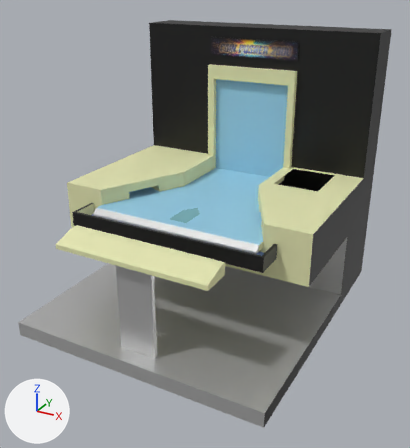
An edit to the glTF model public/assets/cabinet.glb, drawn before and after from the same camera.
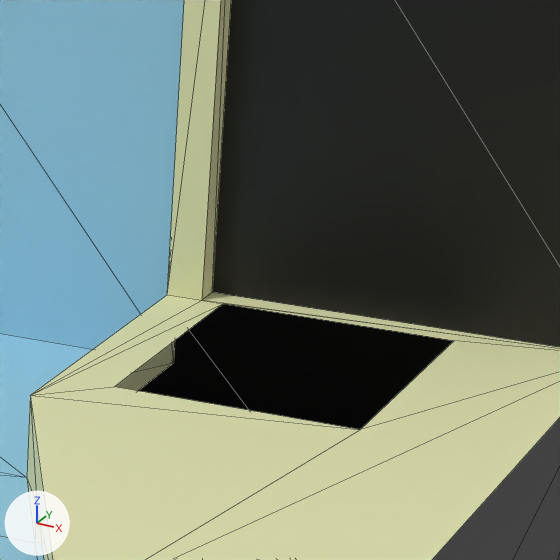
There are two pictures of each version: one whole from a camera (50 mm lens) standing at (1.768, -3.621, 1.628) and looking at (0.042, -0.482, 0.059), one close up on the part from 62% to 86% of the width and 26% to 48% of the height. Every picture has the same lights, and +X, +Y and +Z are marked at lower left. The close-ups show mesh edges as thin lines. Vertices at the same position are counted once.

Names of what the first close-up shows: 'cabinet'.
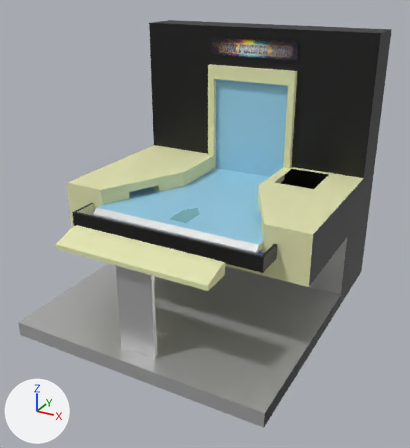
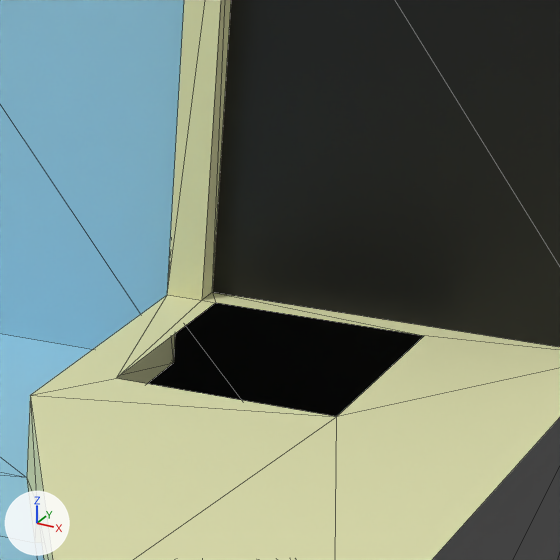
Changed parts and their boxes (x1, y1, x2, y2) in the close-ups (560 x 560 px; the box of a moved part takes in the faces that stretch with it):
part 1 of me_cabinet, moved or reshaped: before (30, 300, 560, 560); after (30, 292, 560, 560)

What changed in the scene script:
```text
Change me_cabinet:
    where me_cabinet.from_pydata(...)  # 147 vertices, 288 faces; spans x -0.9..0.9, y -1.38..0.64, z -0.62..1.28
    used by ob_cabinet; location = (0.0, 0.0, 0.0)
    me_cabinet part 1
    me_cabinet.vertices[143].co: (0.7, -0.1, 0.29) -> (0.66, -0.07, 0.29)  # pixel (360, 429) -> pixel (336, 416)
    me_cabinet.vertices[144].co: (0.38, -0.1, 0.29) -> (0.37, -0.07, 0.29)  # pixel (114, 386) -> pixel (116, 378)
    me_cabinet.vertices[145].co: (0.38, 0.28, 0.29) -> (0.37, 0.28, 0.29)  # pixel (222, 303) -> pixel (215, 302)
    me_cabinet.vertices[146].co: (0.7, 0.28, 0.29) -> (0.66, 0.28, 0.29)  # pixel (454, 340) -> pixel (424, 335)
```
